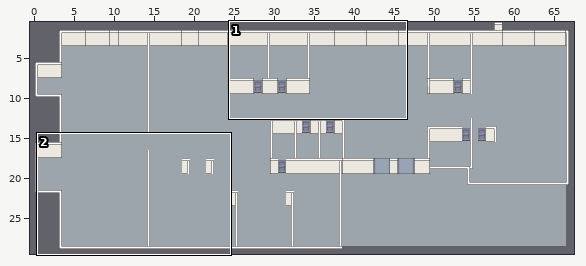
A Tiled map gets an edit: maps/office_floor_14/floor_14.tmx. The first picture is a wide view before the edit; the outline marks the close-up.
Close-up. Earlier state:
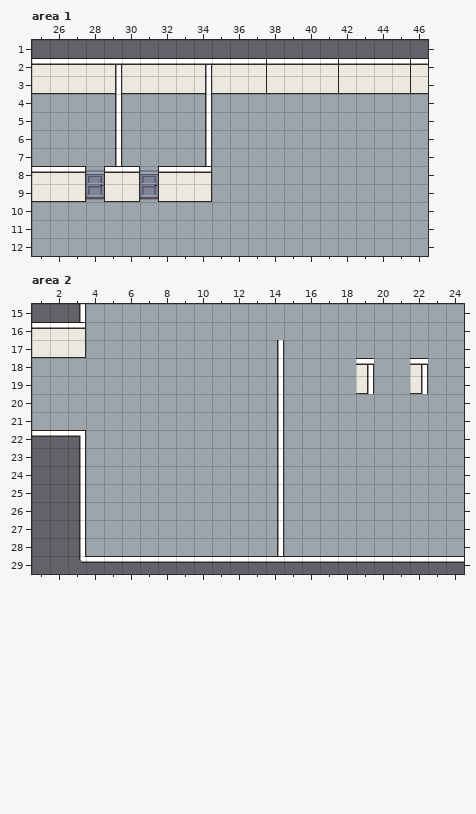
Cells are 32x32 px. Shown: area 1 x 25..46, y 1..12; area 2 x 1..24, y 15..29. The commit also changed other parts of the map, which this record leaves out.
Once edited:
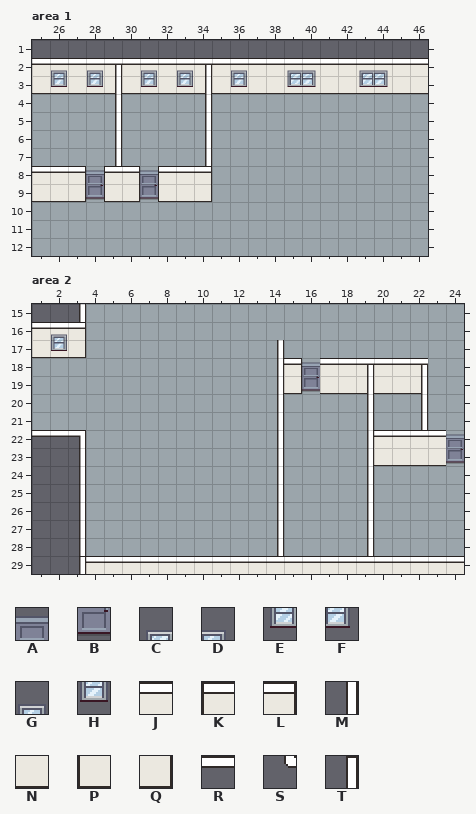
Key: from "office_32px": A 236, B 252, C 324, D 325, E 340, F 341, G 358, H 374; from "walls": J 2, K 40, L 42, M 48, N 50, P 56, Q 58, R 82, S 96, T 128.
_ is an empty cell.
Tiles of an added or newly shown layer are drawn over the layers below it.
The edit:
{"where": "layer \"Ventanas-Paredes-Puertas\", area 1"}
{"y":2,"x":38,"old":"K","new":"J"}
{"y":2,"x":42,"old":"K","new":"J"}
{"y":2,"x":46,"old":"K","new":"J"}
{"y":3,"x":38,"old":"P","new":"N"}
{"y":3,"x":42,"old":"P","new":"N"}
{"y":3,"x":46,"old":"P","new":"N"}
{"where": "layer \"Adornos-no-solidos\" (added), area 1"}
{"y":2,"x":26,"old":"_","new":"G"}
{"y":2,"x":28,"old":"_","new":"G"}
{"y":2,"x":31,"old":"_","new":"G"}
{"y":2,"x":33,"old":"_","new":"G"}
{"y":2,"x":36,"old":"_","new":"G"}
{"y":2,"x":39,"old":"__","new":"CD"}
{"y":2,"x":43,"old":"__","new":"CD"}
{"y":3,"x":26,"old":"_","new":"H"}
{"y":3,"x":28,"old":"_","new":"H"}
{"y":3,"x":31,"old":"_","new":"H"}
{"y":3,"x":33,"old":"_","new":"H"}
{"y":3,"x":36,"old":"_","new":"H"}
{"y":3,"x":39,"old":"__","new":"EF"}
{"y":3,"x":43,"old":"__","new":"EF"}
{"where": "layer \"Ventanas-Paredes-Puertas\", area 2"}
{"y":18,"x":15,"old":"____","new":"LAJJ"}
{"y":18,"x":20,"old":"__","new":"JJ"}
{"y":19,"x":15,"old":"____","new":"QBNN"}
{"y":19,"x":20,"old":"__","new":"NN"}
{"y":20,"x":19,"old":"_","new":"M"}
{"y":20,"x":22,"old":"_","new":"M"}
{"y":21,"x":19,"old":"_","new":"M"}
{"y":21,"x":22,"old":"_","new":"M"}
{"y":22,"x":19,"old":"______","new":"MJJJJA"}
{"y":23,"x":19,"old":"______","new":"MNNNNB"}
{"y":24,"x":19,"old":"_","new":"M"}
{"y":25,"x":19,"old":"_","new":"M"}
{"y":26,"x":19,"old":"_","new":"M"}
{"y":27,"x":19,"old":"_","new":"M"}
{"y":28,"x":19,"old":"_","new":"M"}
{"y":29,"x":3,"old":"SRRRRRRRRRRRRRRRRRRRRR","new":"TJJJJJJJJJJJJJJJJJJJJJ"}
{"where": "layer \"Adornos-no-solidos\" (added), area 2"}
{"y":16,"x":2,"old":"_","new":"G"}
{"y":17,"x":2,"old":"_","new":"H"}
